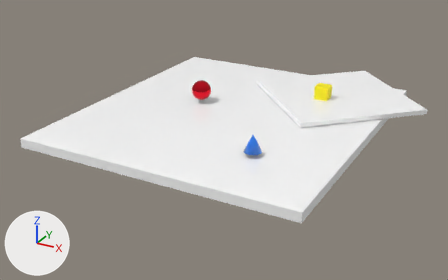
A saved change to the FBX model Athena-Editor/Assets/Meshes/BlenderScene.fbx.
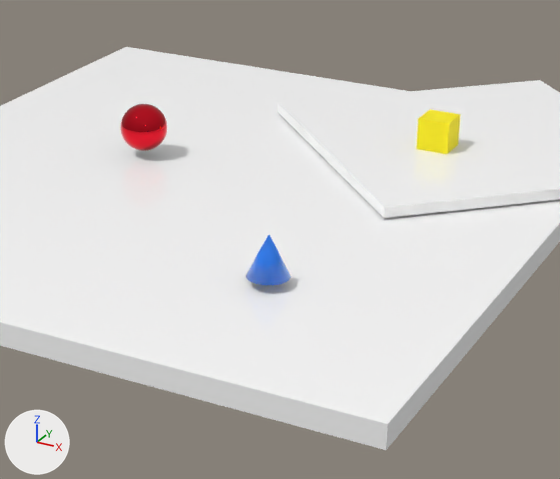
Each version is shown whole from a 50 mm camera at (1.44, -2.72, 1.21) aimed at (-0.01, -0.07, -0.11), then close up on the part from 32% to 83% of the width and 13% to 84% of the height. Every picture has the same lights, and +X, +Y and +Z are marked at lower left. Where no turn or scale is listed for an object, it has been applied to the vertices.
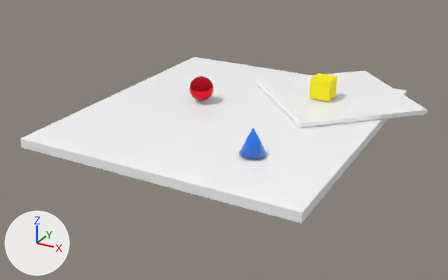
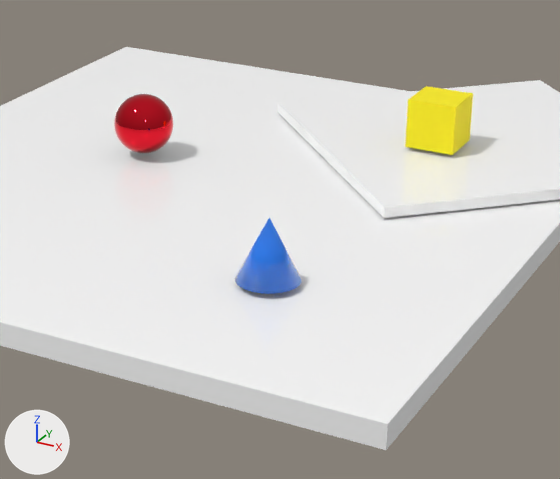
Where the newer file only moved an object's origin or applied its transform, the numbers keep the older frame.

Boxes [x1, y1, x2, y2] around the edits, measured in the close-ups (560 x 479 px):
'Cube', reshaped (53% wider, 52% taller): before [416, 109, 460, 154]; after [405, 86, 473, 155]
'Cone', reshaped (48% wider, 51% taller): before [246, 235, 291, 285]; after [235, 218, 302, 294]
'Sphere', reshaped (25% wider, 25% taller): before [120, 104, 167, 151]; after [114, 94, 173, 153]

The change, as a list of edits to the scene's bpy script:
```text
Change me_cube_001:
    used by ob_cube; location = (0.368, 0.358, 0.088); scale = (-0.0363, -0.0363, -0.0363)
    remove me_cube_001.from_pydata(...)  # 8 vertices, 12 faces; spans x -1.0..1.0, y -1.0..1.0, z -1.0..1.0
    add me_cube_001.from_pydata(...)  # 8 vertices, 6 faces; spans x -1.53..1.53, y -1.53..1.53, z -2.29..0.78
    me_cube_001 part 2: the whole mesh is rebuilt
Change me_sphere_002:
    used by ob_sphere; location = (-0.224, 0.058, 0.091)
    remove me_sphere_002.from_pydata(...)  # 482 vertices, 960 faces; spans x -0.0533..0.0533, y -0.0533..0.0533, z -0.0533..0.0533
    add me_sphere_002.from_pydata(...)  # 482 vertices, 512 faces; spans x -0.0672..0.0672, y -0.0672..0.0672, z -0.0585..0.0758
    me_sphere_002 part 1: 482 vertices removed from x -0.0533..0.0533, y -0.0533..0.0533, z -0.0533..0.0533; 482 vertices added at x -0.0672..0.0672, y -0.0672..0.0672, z -0.0585..0.0758, forming a UV sphere (32 segments, 16 rings, poles along z)
Change me_cone_001:
    used by ob_cone; location = (0.335, -0.433, 0.085)
    remove me_cone_001.from_pydata(...)  # 33 vertices, 62 faces; spans x -0.0422..0.0422, y -0.0422..0.0422, z -0.0422..0.0422
    add me_cone_001.from_pydata(...)  # 33 vertices, 33 faces; spans x -0.0621..0.0621, y -0.0621..0.0621, z -0.0494..0.0748
    me_cone_001 part 3: the whole mesh is rebuilt
```
